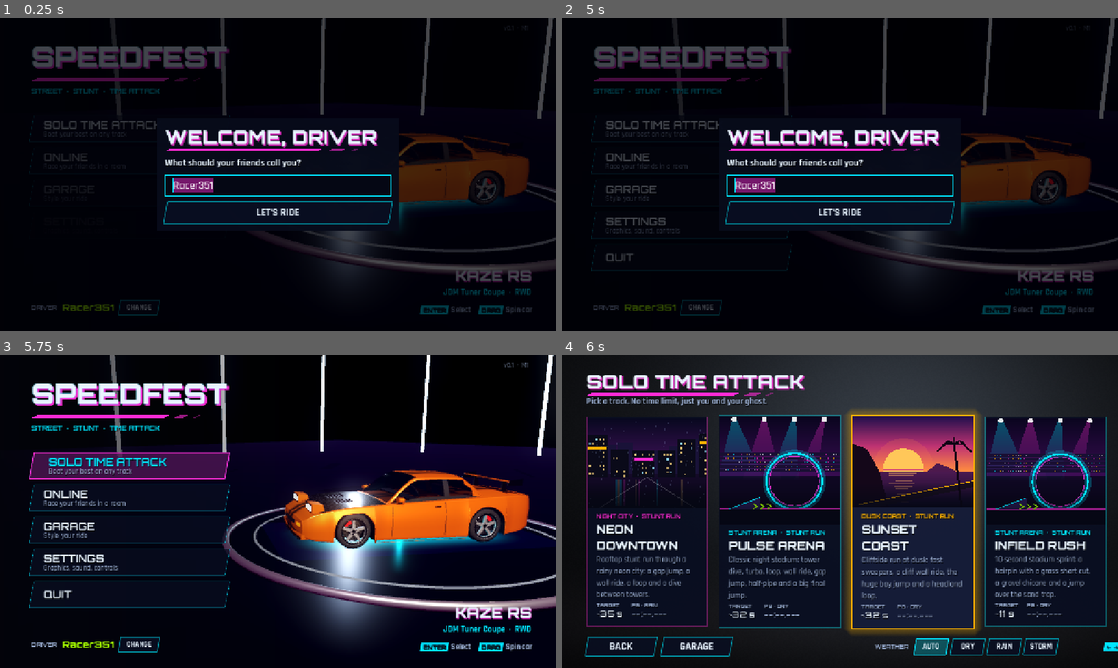
Above: before the commit, frames 1-4 (two rows, left to right).
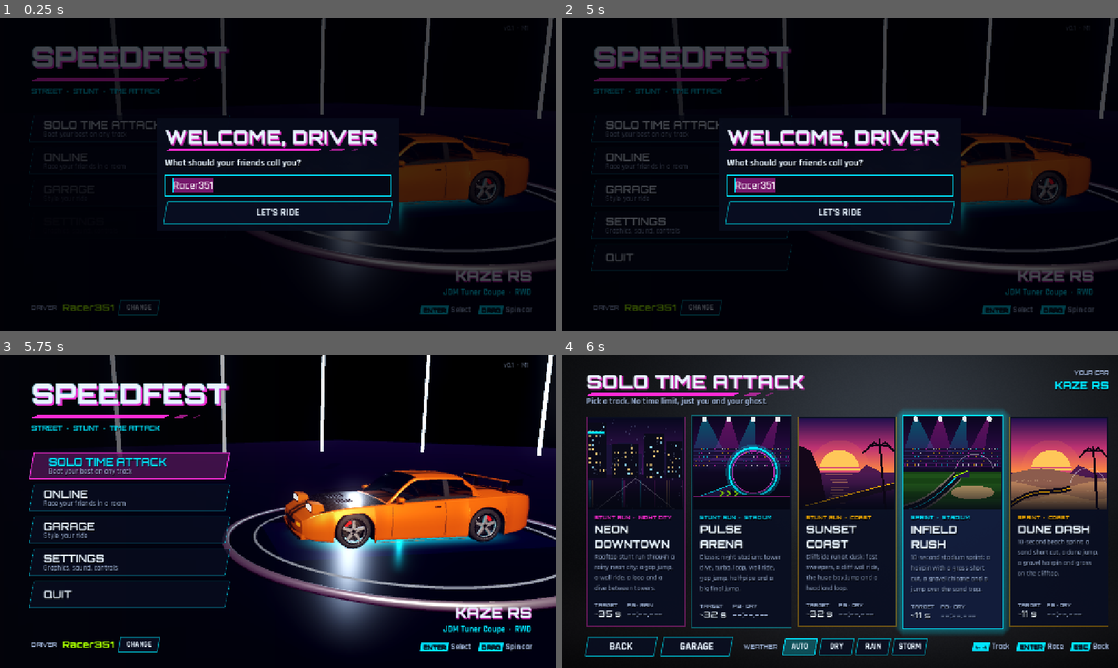
Above: after the commit, the same moments.

Repository: khanhonthetrack/speedfest
Game: Godot game, scene res://ui/main_menu.tscn
Same seed, same stepped clock (60 frames per second), same inputs: the game is played once before the commit and once after it.
Inputs (mouse positions are in pixels of both pictures, inside the frame that each line leads up to):
- Up to frame 1 (0.25 s): no input
- Up to frame 2 (5 s): click (689, 127) at 0.5 s; click (689, 161) at 1.25 s; click (689, 193) at 2 s; click (689, 224) at 2.75 s; click (689, 259) at 3.5 s; click "CHANGE" at 4.25 s
- Up to frame 3 (5.75 s): click "LET'S RIDE" at 5 s
- Up to frame 4 (6 s): tap Enter at 5.75 s; move the mouse to (962, 495) at 5.77 s; hold D (steer_right) from 5.78 s (still down); hold C (camera_cycle) from 5.78 s (still down); click (962, 495) at 5.92 s

Frames 1-3 are identical in both runs. In frame 4, 34% of the frame differs, in the area x 4-100%, y 4-96%.

Commit message:
tracks: sprint maps get rain/storm puddles; infield stays wide into the kicker; ui: 5 track cards fit (SPRINT tag, sprint art), lobby chips use short names; docs
Co-Authored-By: Claude Opus 5.5 <noreply@anthropic.com>
Claude-Session: https://claude.ai/code/session_01B2557cfMsCmUR7NCyj37k8

Diff:
--- a/game/tracks/defs/dunes.gd
+++ b/game/tracks/defs/dunes.gd
@@ -5,6 +5,8 @@
 ##  2. a dune jump whose landing starts in sand: fly long or bog down.
 ##  3. a banked gravel bend: brake-drift it.
 ##  4. the clifftop straight has grass verges: keep it on the asphalt strip into the finish jump.
+## Rain: a puddle on the boardwalk line of the sweeper and one after the dune jump; storm also
+## floods the clifftop strip.
 
 
 func layout() -> Dictionary:
@@ -29,6 +31,7 @@
 			{"boost": 12}, {"s": 30, "w": 26.0},
 			# 1. sand on the inside (left) of the sweeper
 			{"surface": "sand", "len": 75.0, "x0": -13.0, "x1": -2.0, "at": 0.0},
+			{"puddle": 14, "w": 7.0, "x": 7.0, "at": 25.0},
 			{"t": -60, "r": 70, "bank": 15, "w": 26.0},
 			{"s": 10, "w": 20.0},
 			{"cp": true},
@@ -36,6 +39,7 @@
 			# 2. dune jump, the landing starts in sand
 			{"jump": {"ramp": 24.0, "h": 2.0, "gap": 12.0, "land": 40.0, "drop": 1.0, "end_dy": -1.0, "check_kmh": 140.0}, "w": 22.0},
 			{"surface": "sand", "len": 16.0, "x0": -11.0, "x1": 11.0, "at": -40.0},
+			{"puddle": 12, "w": 8.0, "x": -4.0, "at": 6.0},
 			{"s": 25, "w": 22.0},
 			# 3. banked gravel bend
 			{"surface": "gravel", "len": 66.0, "x0": -11.0, "x1": 11.0, "at": 0.0},
@@ -45,6 +49,7 @@
 			# 4. clifftop straight with grass verges, then the finish jump
 			{"surface": "grass", "len": 45.0, "x0": -9.0, "x1": -4.5, "at": 0.0},
 			{"surface": "grass", "len": 45.0, "x0": 4.5, "x1": 9.0, "at": 0.0},
+			{"puddle": 14, "w": 6.0, "x": 1.5, "at": 15.0, "storm": true},
 			{"s": 45, "w": 18.0},
 			{"jump": {"ramp": 22.0, "h": 2.5, "gap": 10.0, "land": 30.0, "drop": 0.0, "end_dy": 0.0, "finish": true}, "w": 22.0},
 			{"s": 30},
--- a/game/tracks/defs/infield.gd
+++ b/game/tracks/defs/infield.gd
@@ -6,6 +6,8 @@
 ##  2. a gravel flick (left-right) over the whole width: brake-drift it (brake + steer).
 ##  3. a kicker over a sand trap: carry speed and fly over it; land short and the sand bogs you
 ##     down for the last straight.
+## Rain: the asphalt (outside) line of the 120 gets a puddle, so the grass cut is the safer call;
+## storm floods the run-out after the sand trap.
 
 
 func layout() -> Dictionary:
@@ -30,6 +32,7 @@
 			{"boost": 12}, {"s": 45, "w": 28.0},
 			# 1. banked 120: grass on the inside (right) half, asphalt outside
 			{"surface": "grass", "len": 105.0, "x0": 2.0, "x1": 14.0, "at": 0.0},
+			{"puddle": 16, "w": 7.0, "x": -8.0, "at": 30.0},
 			{"t": 120, "r": 50, "bank": 22, "w": 28.0},
 			{"s": 15, "w": 18.0},
 			{"cp": true},
@@ -38,12 +41,15 @@
 			{"surface": "gravel", "len": 64.0, "x0": -12.0, "x1": 12.0, "at": 0.0},
 			{"t": -25, "r": 70, "w": 22.0},
 			{"t": 25, "r": 70, "w": 22.0},
-			{"s": 15, "w": 18.0},
+			{"puddle": 10, "w": 8.0, "x": 3.0, "at": 4.0},
+			# stays 22 wide into the kicker: a taper here caught cars sliding off the gravel
+			{"s": 15, "w": 22.0},
 			{"cp": true},
-			{"s": 10},
+			{"s": 10, "w": 22.0},
 			# 3. kicker over a sand trap: the first 18 m of the landing are sand
 			{"jump": {"ramp": 28.0, "h": 2.5, "gap": 14.0, "land": 45.0, "drop": 0.0, "end_dy": 0.0, "check_kmh": 150.0}, "w": 22.0},
 			{"surface": "sand", "len": 18.0, "x0": -11.0, "x1": 11.0, "at": -45.0},
+			{"puddle": 12, "w": 10.0, "x": -3.0, "at": 2.0, "storm": true},
 			{"s": 20, "w": 18.0},
 			{"finish": true},
 			{"s": 30},
--- a/game/tracks/track_defs.gd
+++ b/game/tracks/track_defs.gd
@@ -8,6 +8,7 @@
 const DEFS := {
 	"downtown": {
 		"name": "Neon Downtown",
+		"short": "Downtown",
 		"theme": "city",
 		"circuit": false,
 		"blurb": "Rooftop stunt run through a rainy neon city: a gap jump, a wall ride, a loop and a dive between towers.",
@@ -16,6 +17,7 @@
 	},
 	"arena": {
 		"name": "Pulse Arena",
+		"short": "Arena",
 		"theme": "arena",
 		"circuit": false,
 		"blurb": "Classic night stadium: tower dive, turbo, loop, wall ride, gap jump, half-pipe and a big final jump.",
@@ -24,6 +26,7 @@
 	},
 	"coast": {
 		"name": "Sunset Coast",
+		"short": "Coast",
 		"theme": "coast",
 		"circuit": false,
 		"blurb": "Cliffside run at dusk: fast sweepers, a cliff wall ride, the huge bay jump and a headland loop.",
@@ -32,6 +35,7 @@
 	},
 	"infield": {
 		"name": "Infield Rush",
+		"short": "Infield",
 		"theme": "arena",
 		"circuit": false,
 		"blurb": "10-second stadium sprint: a hairpin with a grass short cut, a gravel chicane and a jump over the sand trap.",
@@ -40,6 +44,7 @@
 	},
 	"dunes": {
 		"name": "Dune Dash",
+		"short": "Dunes",
 		"theme": "coast",
 		"circuit": false,
 		"blurb": "10-second beach sprint: a sand short cut, a dune jump, a gravel hairpin and grass on the clifftop.",
@@ -60,5 +65,11 @@
 	return get_def(track_id)["name"]
 
 
+## One-word name for tight spots (lobby track chips).
+static func short_name(track_id: String) -> String:
+	var d := get_def(track_id)
+	return String(d.get("short", d["name"]))
+
+
 static func theme(track_id: String) -> String:
 	return get_def(track_id)["theme"]
--- a/game/ui/menu/track_art.gd
+++ b/game/ui/menu/track_art.gd
@@ -1,13 +1,18 @@
 class_name TrackArt
 extends Control
 ## Procedural poster art for a track theme ("city", "arena", "coast"), drawn with _draw so it
-## costs nothing on either renderer. Used by the track select cards.
+## costs nothing on either renderer. Used by the track select cards. `sprint` swaps the stunt
+## props (loop, cliff) for the short maps' ground: stadium lawn with a sand trap, or beach dunes.
 
 var theme_id := "city":
 	set(v):
 		theme_id = v
 		queue_redraw()
 var seed_value := 7
+var sprint := false:
+	set(v):
+		sprint = v
+		queue_redraw()
 
 
 func _init() -> void:
@@ -108,6 +113,9 @@
 			if rng.randf() < 0.5:
 				var cc := [UITheme.MAGENTA, UITheme.CYAN, Color.WHITE, UITheme.AMBER][rng.randi() % 4] as Color
 				draw_rect(Rect2(i * 6 + 1, y + 1, 2, 3), Color(cc, 0.6))
+	if sprint:
+		_draw_lawn(w, h)
+		return
 	# the loop
 	var c := Vector2(w * 0.62, h * 0.6)
 	var r := h * 0.26
@@ -152,6 +160,9 @@
 		var y := sea_y + 4 + i * 6
 		var len := rng.randf_range(20, 80) * (1.0 - i * 0.05)
 		draw_line(Vector2(sc.x - len * 0.5 + rng.randf_range(-10, 10), y), Vector2(sc.x + len * 0.5, y), Color(1.0, 0.7, 0.4, 0.5 - i * 0.03), 2.0)
+	if sprint:
+		_draw_dunes(w, h, rng)
+		return
 	# cliff + road
 	draw_colored_polygon(PackedVector2Array([Vector2(0, h * 0.3), Vector2(w * 0.12, h * 0.36), Vector2(w * 0.22, h * 0.6), Vector2(w * 0.3, h), Vector2(0, h)]), Color(0.08, 0.03, 0.1))
 	draw_line(Vector2(w * 0.05, h), Vector2(w * 1.0, h * 0.74), Color(0.1, 0.06, 0.12), 14.0)
@@ -163,3 +174,61 @@
 	for a in [-2.6, -2.2, -1.6, -1.0, -0.5]:
 		var d := Vector2(cos(a), sin(a) + 0.9) * 46.0
 		draw_polyline(PackedVector2Array([top, top + d * 0.5 + Vector2(0, -8), top + d]), Color(0.06, 0.02, 0.08), 4.0)
+
+
+## Short stadium map: striped infield lawn, a curving road, gravel and a sand trap under a jump.
+func _draw_lawn(w: float, h: float) -> void:
+	var g := h * 0.6
+	for i in 6:
+		var y0 := g + (h - g) * pow(i / 6.0, 1.6)
+		var y1 := g + (h - g) * pow((i + 1) / 6.0, 1.6)
+		draw_rect(Rect2(0, y0, w, y1 - y0 + 1), Color(0.09, 0.26, 0.08) if i % 2 == 0 else Color(0.12, 0.31, 0.1))
+	# sand trap
+	var sc := Vector2(w * 0.7, g + (h - g) * 0.55)
+	draw_set_transform(sc, 0.0, Vector2(1.0, 0.32))
+	draw_circle(Vector2.ZERO, w * 0.22, Color(0.72, 0.6, 0.4))
+	draw_set_transform(Vector2.ZERO)
+	# road sweeping in from the left, gravel run-off on its outside
+	var pts := PackedVector2Array()
+	for i in 13:
+		var t := i / 12.0
+		pts.append(Vector2(lerpf(-10.0, w * 0.55, t), lerpf(h + 6.0, g + 8.0, t) + sin(t * PI) * 16.0))
+	draw_polyline(pts, Color(0.45, 0.42, 0.38), 26.0)
+	draw_polyline(pts, Color(0.06, 0.06, 0.1), 18.0)
+	draw_polyline(pts, Color(UITheme.CYAN, 0.8), 2.0)
+	# jump ramp over the trap
+	var rb := Vector2(w * 0.5, g + 12.0)
+	draw_colored_polygon(PackedVector2Array([rb, rb + Vector2(36, 0), rb + Vector2(36, -16)]), Color(0.15, 0.1, 0.3))
+	draw_line(rb, rb + Vector2(36, -16), UITheme.LIME, 2.0)
+	draw_arc(Vector2(w * 0.72, g + 4.0), w * 0.2, PI * 1.08, PI * 1.92, 24, Color(1, 1, 1, 0.35), 2.0)
+
+
+## Short coast map: sand dunes in the foreground with a road over them and a dune jump.
+func _draw_dunes(w: float, h: float, rng: RandomNumberGenerator) -> void:
+	for k in 3:
+		var base := h * (0.66 + k * 0.12)
+		var pts := PackedVector2Array([Vector2(0, h)])
+		for i in 17:
+			var x := w * i / 16.0
+			pts.append(Vector2(x, base - (sin(x / w * TAU * (0.8 + k * 0.3) + k * 1.7) * 0.5 + 0.5) * (22.0 - k * 4.0)))
+		pts.append(Vector2(w, h))
+		var c := Color(0.55, 0.36, 0.3).lerp(Color(0.85, 0.62, 0.4), k / 2.0)
+		draw_colored_polygon(pts, c)
+		for i in 10:
+			var rx := rng.randf_range(0, w)
+			draw_line(Vector2(rx, base + 6), Vector2(rx + 18, base + 4), Color(1, 0.9, 0.7, 0.25), 1.0)
+	# road over the dunes, kicking up into a jump
+	var road := PackedVector2Array()
+	for i in 11:
+		var t := i / 10.0
+		road.append(Vector2(lerpf(-10.0, w * 0.62, t), lerpf(h * 0.98, h * 0.72, t) - sin(t * PI * 1.5) * 10.0))
+	draw_polyline(road, Color(0.08, 0.05, 0.1), 12.0)
+	draw_polyline(road, UITheme.AMBER, 2.0)
+	draw_arc(Vector2(w * 0.8, h * 0.74), w * 0.18, PI * 1.05, PI * 1.95, 24, Color(1, 1, 1, 0.4), 2.0)
+	# palm
+	var pb := Vector2(w * 0.9, h)
+	var top := Vector2(w * 0.86, h * 0.36)
+	draw_line(pb, top, Color(0.06, 0.02, 0.08), 5.0)
+	for a in [-2.6, -2.2, -1.6, -1.0, -0.5]:
+		var d := Vector2(cos(a), sin(a) + 0.9) * 40.0
+		draw_polyline(PackedVector2Array([top, top + d * 0.5 + Vector2(0, -8), top + d]), Color(0.06, 0.02, 0.08), 4.0)
--- a/game/ui/online_lobby.gd
+++ b/game/ui/online_lobby.gd
@@ -848,7 +848,7 @@
 	# right: settings + actions
 	var right := VBoxContainer.new()
 	right.size_flags_horizontal = Control.SIZE_EXPAND_FILL
-	right.add_theme_constant_override("separation", 12)
+	right.add_theme_constant_override("separation", 10)
 	h.add_child(right)
 	var sp := MenuKit.panel()
 	right.add_child(sp)
@@ -858,7 +858,7 @@
 	sv.add_child(MenuKit.caption("Track", UITheme.MAGENTA))
 	var tnames: Array = []
 	for id in TrackDefs.IDS:
-		tnames.append(TrackDefs.display_name(id))
+		tnames.append(TrackDefs.short_name(id))   # one row of chips; the full name is in track_info
 	track_row = MenuKit.chip_row(tnames, _on_pick_track)
 	sv.add_child(track_row)
 	sv.add_child(MenuKit.caption("Round length", UITheme.MAGENTA))
@@ -881,15 +881,15 @@
 	sv.add_child(host_hint)
 
 	right.add_child(MenuKit.spacer(0, 0, true))
-	rejoin_btn = MenuKit.button("JOIN THE RUNNING ROUND", 0, 54)
+	rejoin_btn = MenuKit.button("JOIN THE RUNNING ROUND", 0, 48)
 	rejoin_btn.add_theme_color_override("font_color", UITheme.LIME)
 	rejoin_btn.pressed.connect(_on_rejoin)
 	rejoin_btn.visible = false
 	right.add_child(rejoin_btn)
-	ready_btn = MenuKit.button("NOT READY", 0, 54)
+	ready_btn = MenuKit.button("NOT READY", 0, 48)
 	ready_btn.pressed.connect(_on_ready_toggle)
 	right.add_child(ready_btn)
-	start_btn = MenuKit.button("START RACE", 0, 60)
+	start_btn = MenuKit.button("START RACE", 0, 54)
 	start_btn.add_theme_font_override("font", UITheme.font("head"))
 	start_btn.add_theme_font_size_override("font_size", 22)
 	start_btn.add_theme_stylebox_override("normal", UITheme.panel_style(Color(UITheme.MAGENTA, 0.25), UITheme.MAGENTA, 2))
@@ -898,11 +898,11 @@
 	right.add_child(start_btn)
 	var row := HBoxContainer.new()
 	row.add_theme_constant_override("separation", 12)
-	garage_btn = MenuKit.button("GARAGE", 0, 48)
+	garage_btn = MenuKit.button("GARAGE", 0, 44)
 	garage_btn.size_flags_horizontal = Control.SIZE_EXPAND_FILL
 	garage_btn.pressed.connect(_on_garage)
 	row.add_child(garage_btn)
-	leave_btn = MenuKit.button("LEAVE ROOM", 0, 48)
+	leave_btn = MenuKit.button("LEAVE ROOM", 0, 44)
 	leave_btn.size_flags_horizontal = Control.SIZE_EXPAND_FILL
 	leave_btn.pressed.connect(_on_leave)
 	row.add_child(leave_btn)
--- a/game/ui/track_select.gd
+++ b/game/ui/track_select.gd
@@ -1,8 +1,10 @@
 extends Control
-## Solo track select: three track cards (art, name, theme, blurb, target time, your PB).
+## Solo track select: one card per track (art, name, theme, blurb, target time, your PB). Five cards
+## fit a 1280-wide screen; short maps (target under 15 s) are tagged SPRINT, the rest STUNT RUN.
 ## Enter/click starts Game.start_solo(id). Esc goes back to the main menu.
 
-const THEME_NAMES := {"city": "NIGHT CITY", "arena": "STUNT ARENA", "coast": "DUSK COAST"}
+const THEME_NAMES := {"city": "NIGHT CITY", "arena": "STADIUM", "coast": "COAST"}
+const SPRINT_MAX_S := 15
 const THEME_COLORS := {"city": Color("#ff2bd6"), "arena": Color("#00e5ff"), "coast": Color("#ffb300")}
 
 var cards: Array[Button] = []
@@ -66,7 +68,7 @@
 	col.add_child(top)
 
 	var row := HBoxContainer.new()
-	row.add_theme_constant_override("separation", 26)
+	row.add_theme_constant_override("separation", 16)
 	row.size_flags_vertical = Control.SIZE_EXPAND_FILL
 	col.add_child(row)
 	for id in TrackDefs.IDS:
@@ -112,7 +114,7 @@
 	var b := Button.new()
 	b.size_flags_horizontal = Control.SIZE_EXPAND_FILL
 	b.focus_mode = Control.FOCUS_ALL
-	b.custom_minimum_size = Vector2(280, 420)
+	b.custom_minimum_size = Vector2(200, 420)
 	var normal := UITheme.panel_style(Color(UITheme.PANEL, 0.92), Color(accent, 0.35), 2, 0.0)
 	var hot := UITheme.panel_style(Color(UITheme.PANEL_LIGHT, 0.96), accent, 3, 0.0)
 	hot.shadow_color = Color(accent, 0.35)
@@ -123,7 +125,7 @@
 	b.add_theme_stylebox_override("pressed", hot)
 	MenuKit.wire_button(b)
 	b.pressed.connect(start.bind(id))
-	b.pivot_offset = Vector2(140, 210)
+	b.pivot_offset = Vector2(100, 210)
 	b.resized.connect(func() -> void: b.pivot_offset = b.size * 0.5)
 	b.focus_entered.connect(func() -> void:
 		Game.track_id = id
@@ -141,14 +143,13 @@
 	b.add_child(v)
 	var art := TrackArt.new()
 	art.theme_id = th
-	art.custom_minimum_size = Vector2(0, 190)
-	art.size_flags_vertical = Control.SIZE_EXPAND_FILL
-	art.size_flags_stretch_ratio = 1.1
+	art.sprint = int(d["target_s"]) < SPRINT_MAX_S
+	art.custom_minimum_size = Vector2(0, 210)     # fixed, so every card's art lines up
 	v.add_child(art)
 	var info := MarginContainer.new()
 	info.mouse_filter = Control.MOUSE_FILTER_IGNORE
 	for side in ["left", "right"]:
-		info.add_theme_constant_override("margin_" + side, 20)
+		info.add_theme_constant_override("margin_" + side, 16)
 	info.add_theme_constant_override("margin_top", 10)
 	info.add_theme_constant_override("margin_bottom", 16)
 	info.size_flags_vertical = Control.SIZE_EXPAND_FILL
@@ -157,17 +158,19 @@
 	iv.add_theme_constant_override("separation", 4)
 	iv.mouse_filter = Control.MOUSE_FILTER_IGNORE
 	info.add_child(iv)
-	var tag := UITheme.label("%s  ·  %s" % [THEME_NAMES.get(th, th.to_upper()), "STUNT RUN"], "head", 13, accent)
+	var kind := "SPRINT" if int(d["target_s"]) < SPRINT_MAX_S else "STUNT RUN"
+	var tag := UITheme.label("%s  ·  %s" % [kind, THEME_NAMES.get(th, th.to_upper())], "head", 12, accent)
+	tag.autowrap_mode = TextServer.AUTOWRAP_WORD_SMART
 	iv.add_child(tag)
-	var nm := UITheme.label(String(d["name"]).to_upper(), "heavy", 26, UITheme.TEXT)
+	var nm := UITheme.label(String(d["name"]).to_upper(), "heavy", 24, UITheme.TEXT)
 	nm.autowrap_mode = TextServer.AUTOWRAP_WORD_SMART
 	iv.add_child(nm)
-	var bl := UITheme.label(String(d["blurb"]), "body", 18, UITheme.TEXT_DIM)
+	var bl := UITheme.label(String(d["blurb"]), "body", 16, UITheme.TEXT_DIM)
 	bl.autowrap_mode = TextServer.AUTOWRAP_WORD_SMART
 	bl.size_flags_vertical = Control.SIZE_EXPAND_FILL
 	iv.add_child(bl)
 	var stats := HBoxContainer.new()
-	stats.add_theme_constant_override("separation", 20)
+	stats.add_theme_constant_override("separation", 14)
 	stats.add_child(_stat("TARGET", "~%d s" % int(d["target_s"]), UITheme.TEXT))
 	var wx := _weather_for(id)
 	var pb := Profile.get_pb(Weather.pb_key(id, wx))
Not shown, changed: docs/ARCHITECTURE.md
Not shown, changed: docs/DESIGN.md
Not shown, changed: docs/PLAN.md
Not shown, changed: docs/PROGRESS.md
Not shown, changed: docs/modules/tracks.md
